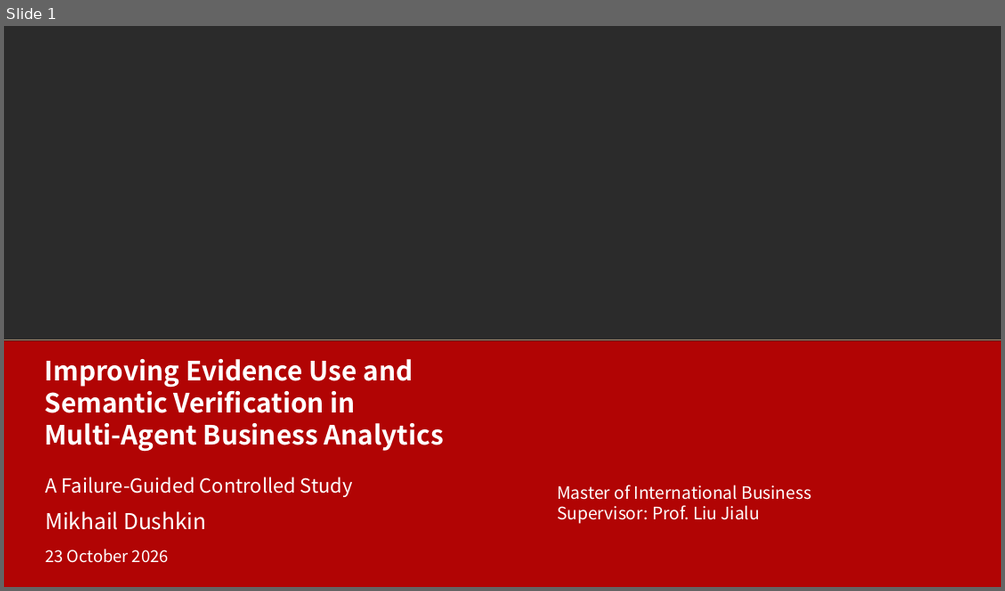
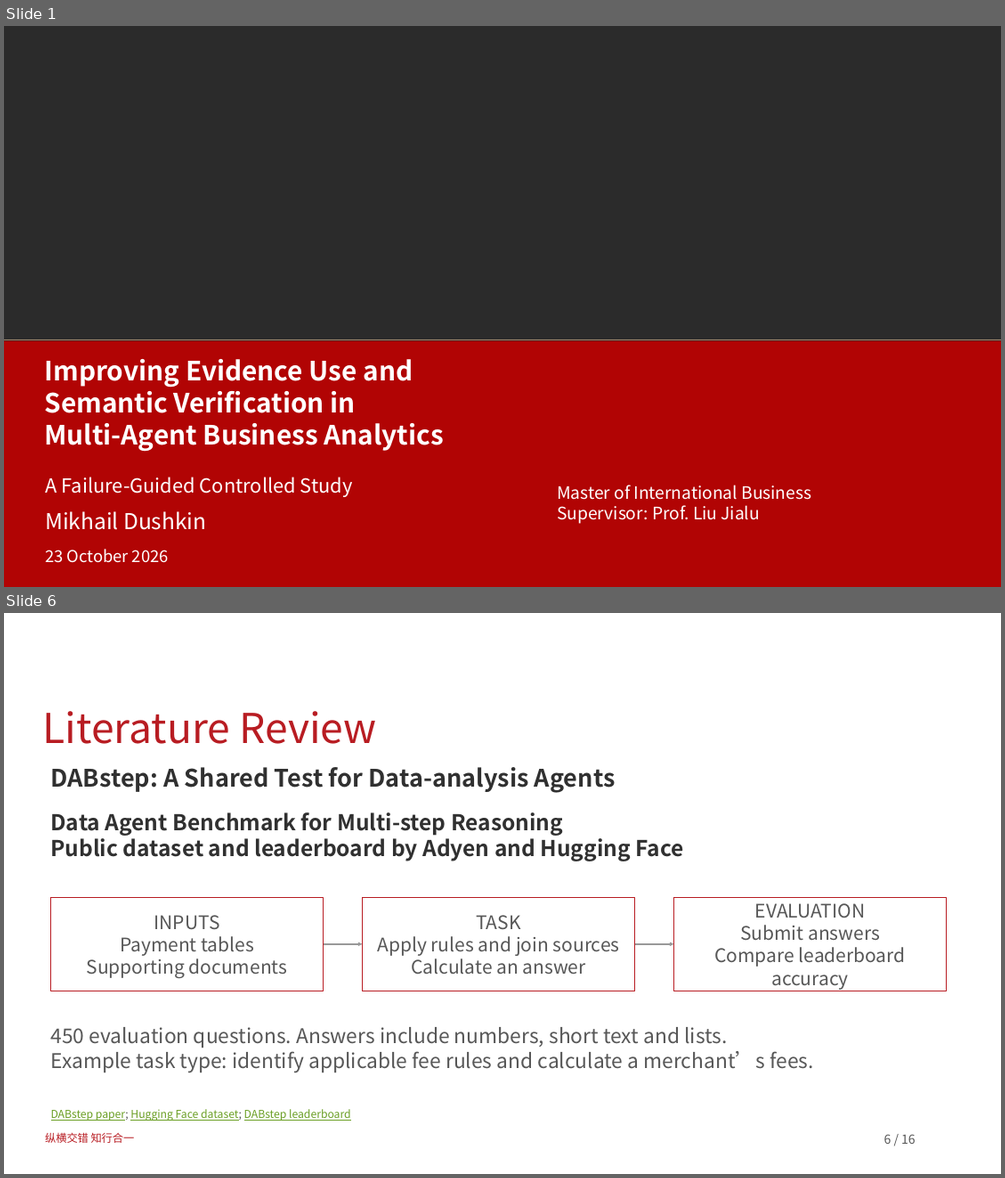
Before and after one commit to dushamishkin/mib-thesis, a slide deck: proposal/defense/Mikhail_Dushkin_Proposal_Defense.pptx. Shown one above the other, each under a label of ours: slide 1 before the commit, slides 1 and 6 after it; the slides between them are not shown. The pictures are 1005x591 and 1005x1178 pixels, drawn with LibreOffice and Linux fonts; fonts in the diff are those of the drawing; background and template pictures are left out; a plain dark background stands for a picture behind light text. Boxes give left, top, right and bottom in pixels: in the first picture for what was removed or moved away, otherwise in the second. Text is boxed around its words. In the diff, an @@ line names an element or a change of style, - is before the commit and + after.

Commit message:
Clarify defense narrative, visual examples and business value

```diff
--- a/proposal/defense/Mikhail_Dushkin_Proposal_Defense.pptx
+++ b/proposal/defense/Mikhail_Dushkin_Proposal_Defense.pptx
@@ slide 6 added at (4, 613, 1001, 1174), background #FFFFFF @@
@@ title added at (43, 711, 377, 744), 39.6 pt, text #B81C22 @@
+Literature Review
@@ text added at (51, 767, 615, 793), 23.2 pt, text #303030, bold @@
+DABstep: A Shared Test for Data-analysis Agents
@@ text added at (51, 812, 684, 861), 21 pt, text #303030, bold @@
+Data Agent Benchmark for Multi-step Reasoning
+Public dataset and leaderboard by Adyen and Hugging Face
@@ rectangle added at (50, 897, 324, 990), fill #FFFFFF, outline #B81C22 1.05 pt, 18 pt, text #575757 @@
+INPUTS
+Payment tables
+Supporting documents
@@ rectangle added at (362, 897, 635, 990), fill #FFFFFF, outline #B81C22 1.05 pt, 18 pt, text #575757 @@
+TASK
+Apply rules and join sources
+Calculate an answer
@@ rectangle added at (674, 897, 947, 990), fill #FFFFFF, outline #B81C22 1.05 pt, 18 pt, text #575757 @@
+EVALUATION
+Submit answers
+Compare leaderboard accuracy
@@ arrow added from (324, 944) to (362, 944), #999999 1.35 pt @@
@@ arrow added from (635, 944) to (674, 944), #999999 1.35 pt @@
@@ text added at (51, 1027, 813, 1073), 19.5 pt, text #575757 @@
+450 evaluation questions. Answers include numbers, short text and lists.
+Example task type: identify applicable fee rules and calculate a merchant’s fees.
@@ text added at (51, 1109, 351, 1120), 10.5 pt, text #6B9F25, underline @@
+DABstep paper; Hugging Face dataset; DABstep leaderboard
@@ text added at (45, 1132, 135, 1143), 10.5 pt, text #B81C22 @@
+纵横交错 知行合一
@@ text added at (884, 1134, 915, 1143), 12 pt, text #575757 @@
+6 / 16
```
Also in this commit, not shown: 6 slides changed, 8 other slides added, 11 slides removed, 7 other files.
